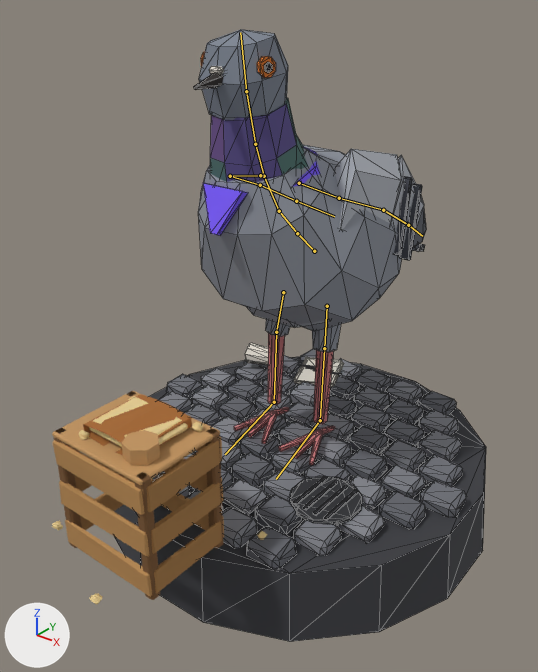
The glTF model web/public/models/pigeon.glb, before and after one commit.
Camera for both pictures: a camera (50 mm lens) standing at (1.4, -1.93, 1.54) and looking at (0.02, -0.2, 0.47). Arrows for +X, +Y and +Z are at lower left; the lights stay in place. The older version comes first. The bones that bend it are drawn over the model as lines. Mesh edges are drawn as thin lines on the coarser meshes.

In view in the first picture: 'PigeonBase', 'PigeonBody', 'PigeonProp'.
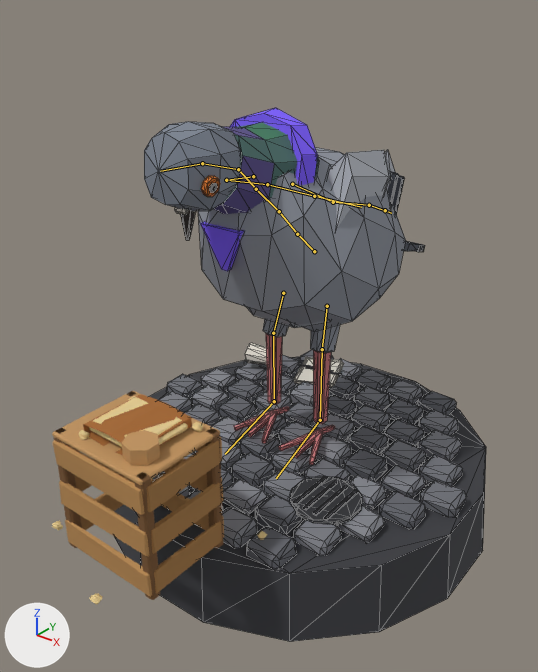
The newer file adds an action. The first version stands in its rest pose; the second is drawn at frame 62 of the action 'sulk'.

The change in detail:
Bone 'Spine1' (bone_spine1) turns from (0, 0, 0) to (19, 0, 0) degrees about its own x, y and z.
Bone 'Spine2' (bone_spine2) turns from (0, 0, 0) to (8, 0, 0) degrees about its own x, y and z.
Bone 'Neck' (bone_neck) turns from (0, 0, 0) to (33, 0, 0) degrees about its own x, y and z.
Bone 'Head' (bone_head) turns from (0, 0, 0) to (19, 0, 0) degrees about its own x, y and z.
Bone 'ShoulderL' (bone_shoulderl) turns from (0, 0, 0) to (-8, 1, -2) degrees about its own x, y and z.
Bone 'ArmL' (bone_arml) turns from (0, 0, 0) to (-21, -3, 9) degrees about its own x, y and z.
Bone 'ShoulderR' (bone_shoulderr) turns from (0, 0, 0) to (-8, -1, 2) degrees about its own x, y and z.
Bone 'ArmR' (bone_armr) turns from (0, 0, 0) to (-21, 3, -9) degrees about its own x, y and z.
Bone 'UpLegL' (bone_uplegl) turns from (0, 0, 0) to (-6, -1, -1) degrees about its own x, y and z.
Bone 'LegL' (bone_legl) turns from (0, 0, 0) to (9, 0, 0) degrees about its own x, y and z.
Bone 'FootL' (bone_footl) turns from (0, 0, 0) to (-3, 0, -1) degrees about its own x, y and z.
Bone 'UpLegR' (bone_uplegr) turns from (0, 0, 0) to (-6, 1, 1) degrees about its own x, y and z.
Bone 'LegR' (bone_legr) turns from (0, 0, 0) to (9, 0, 0) degrees about its own x, y and z.
Bone 'FootR' (bone_footr) turns from (0, 0, 0) to (-3, 0, 1) degrees about its own x, y and z.

Location of each change, (x1, y1, x2, y2) in pixels of the pictures (538 x 672 px):
'PigeonBody', posed (21% wider, 18% shorter)
    before: (194, 29, 426, 465)
    after: (144, 108, 425, 465)
bone 'Spine1', root to tip
    before: (279, 211) to (264, 176)
    after: (279, 211) to (256, 189)
bone 'Spine2', root to tip
    before: (264, 176) to (255, 144)
    after: (256, 189) to (238, 169)
bone 'Neck', root to tip
    before: (255, 144) to (246, 91)
    after: (238, 169) to (202, 163)
bone 'Head', root to tip
    before: (246, 91) to (240, 32)
    after: (202, 163) to (160, 171)
bone 'ShoulderL', root to tip
    before: (299, 183) to (339, 198)
    after: (292, 184) to (333, 202)
bone 'ArmL', root to tip
    before: (339, 198) to (383, 210)
    after: (333, 202) to (369, 205)
bone 'ShoulderR', root to tip
    before: (260, 175) to (230, 176)
    after: (253, 176) to (226, 180)
bone 'ArmR', root to tip
    before: (230, 176) to (260, 185)
    after: (226, 180) to (267, 184)
bone 'UpLegL', root to tip
    before: (327, 306) to (324, 348)
    after: (327, 306) to (322, 349)
bone 'LegL', root to tip
    before: (324, 348) to (320, 420)
    after: (322, 349) to (320, 420)
bone 'FootL', root to tip
    before: (320, 420) to (276, 479)
    after: (320, 420) to (276, 478)
bone 'UpLegR', root to tip
    before: (283, 292) to (276, 332)
    after: (283, 293) to (273, 333)
bone 'LegR', root to tip
    before: (276, 332) to (274, 402)
    after: (273, 333) to (274, 401)
bone 'FootR', root to tip
    before: (274, 402) to (225, 454)
    after: (274, 401) to (225, 454)
